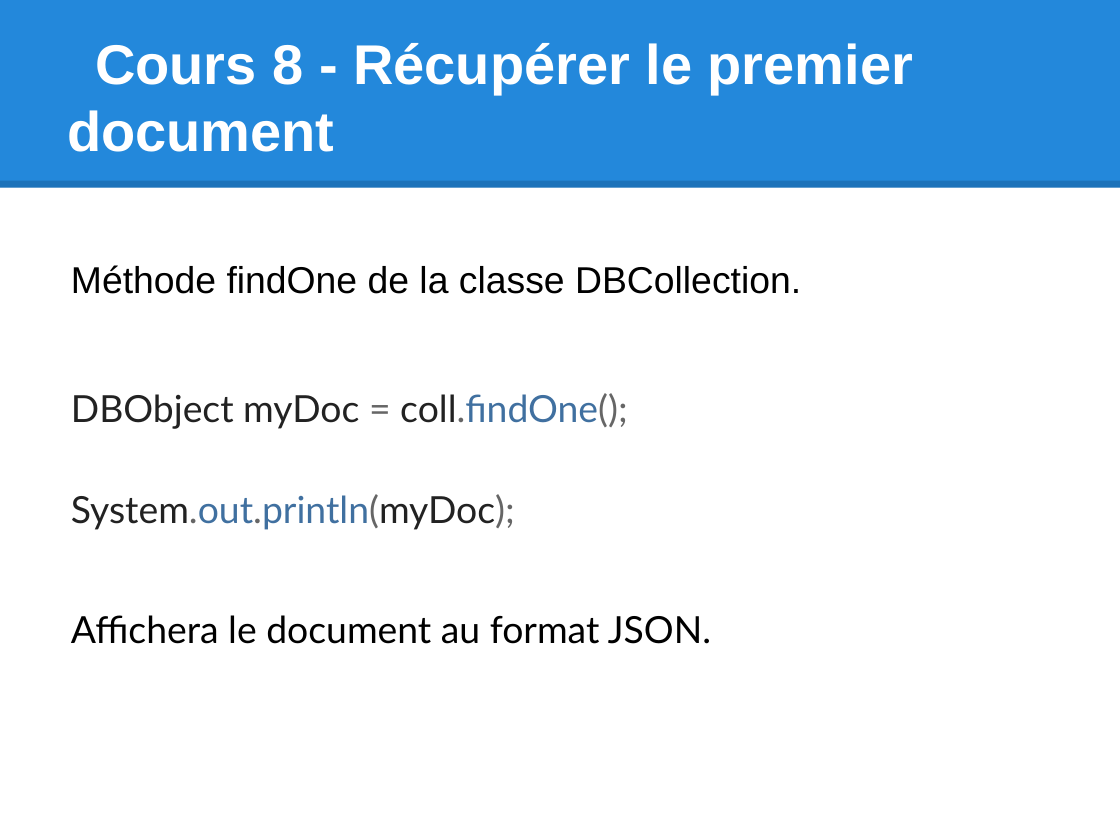
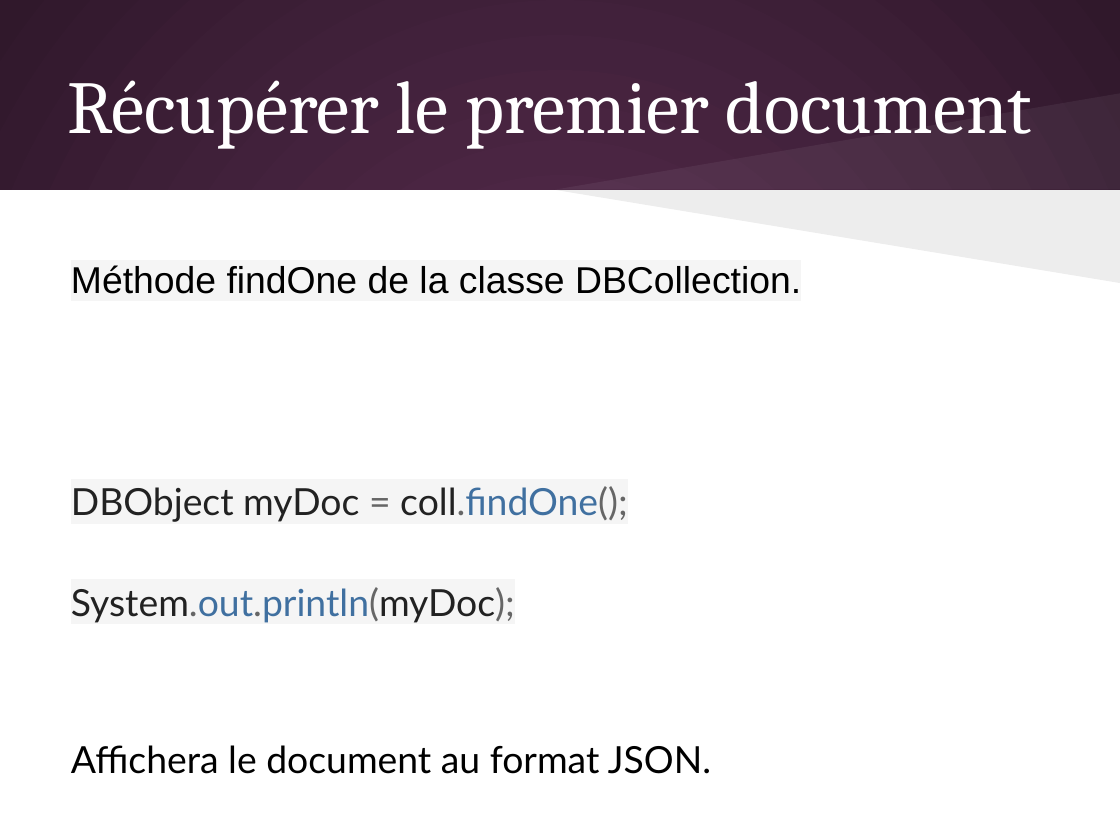
Before and after one commit to olivier-pitton/dant, a slide deck: slide 19 of mongodb/Cours_NoSQL.pptx. Drawn at 1120x840 pixels with LibreOffice and Linux fonts; fonts in the diff are those of the drawing. Boxes give left, top, right and bottom in pixels: in the first picture for what was removed or moved away, otherwise in the second. Text is boxed around its words. In the diff, an @@ line names an element or a change of style, - is before the commit and + after.

```diff
--- a/mongodb/Cours_NoSQL.pptx
+++ b/mongodb/Cours_NoSQL.pptx
@@ background #FFFFFF to gradient #592D50 to #30182B @@
@@ rectangle removed at [0, 0, 1120, 188] @@
@@ title "Récupérer le premier document" at [67, 80, 1032, 149]: vertical alignment bottom to middle @@
@@ title at [67, 80, 1032, 149]: text changed; size 36 to 48 pt; font Arial to Cambria; bold off @@
-Cours 8 - Récupérer le premier document
+Récupérer le premier document
@@ freeform shape added at [554, 93, 1120, 189], fill #FFFFFF at 6% opacity @@
@@ line removed from (0, 184) to (1120, 184) @@
@@ rectangle added at [0, 190, 1120, 840], fill #FFFFFF @@
@@ freeform shape added at [554, 189, 1120, 282], fill #000000 at 7% opacity @@
@@ text at [71, 265, 801, 623]: highlight none to #F5F5F5 in "Méthode findOne de la classe DBCollection.", "DBObject myDoc = coll.findOne();", "System.out.println(myDoc);" @@
```
Also in this commit, not shown: 79 other slides changed, 1 other file.
